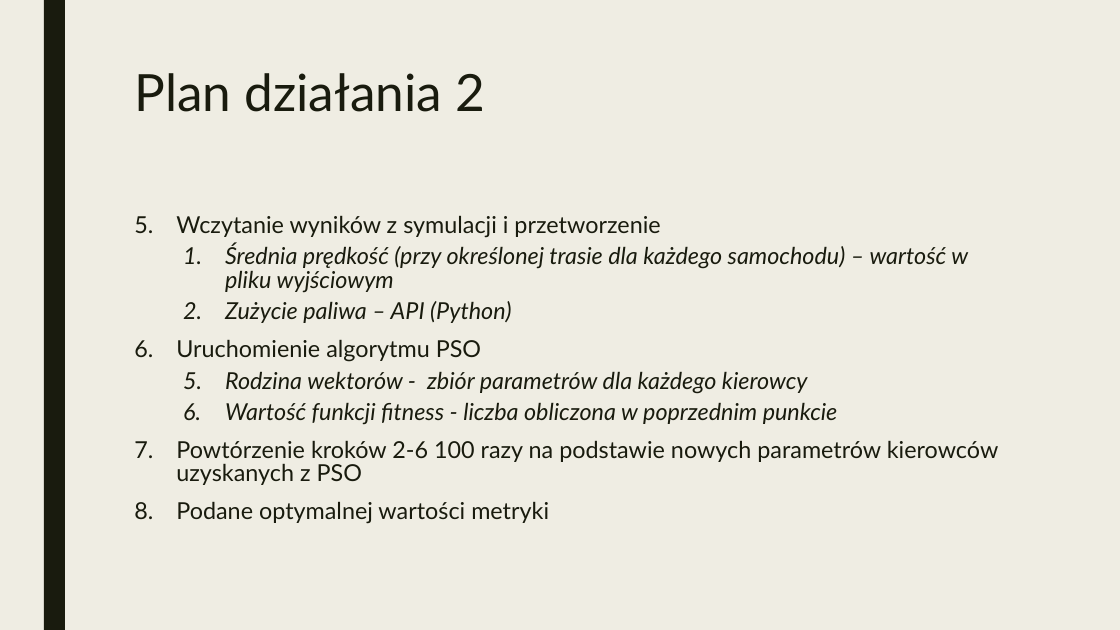
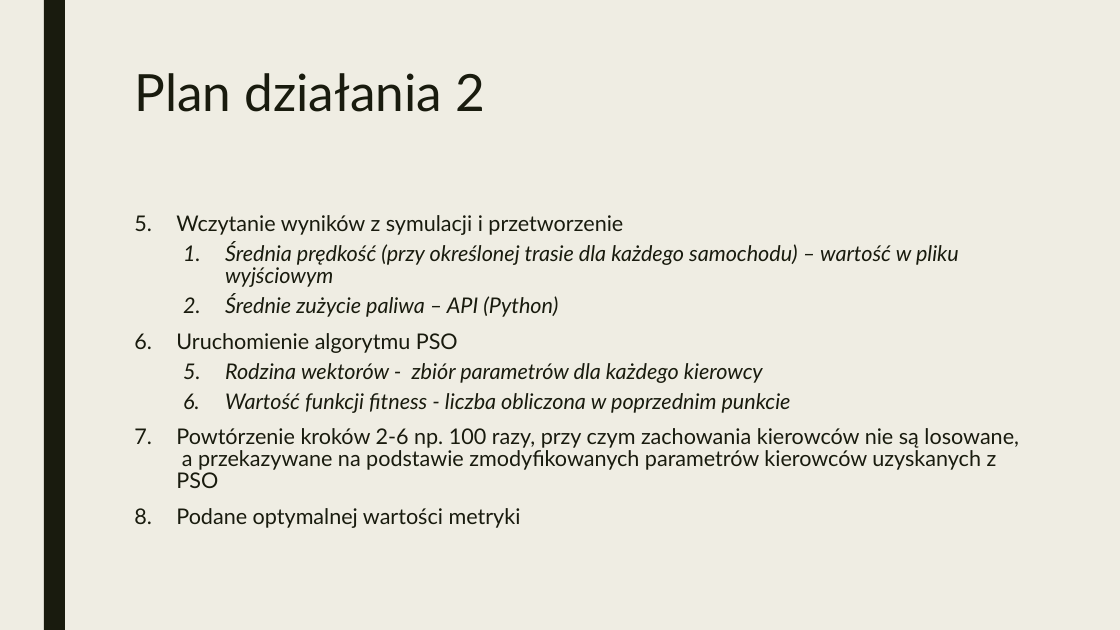
Before and after one commit to maciek567/optimalDrivingBehaviour, a slide deck: slide 3 of 3. Plan działania.pptx. Drawn at 1120x630 pixels with LibreOffice and Linux fonts; fonts in the diff are those of the drawing. Boxes give left, top, right and bottom in pixels: in the first picture for what was removed or moved away, otherwise in the second. Text is boxed around its words. In the diff, an @@ line names an element or a change of style, - is before the commit and + after.

```diff
--- a/3. Plan działania.pptx
+++ b/3. Plan działania.pptx
@@ text at (x1=176, y1=215, x2=959, y2=528): size 20 to 18.5 pt in "Wczytanie wyników z symulacji i przetworzenie", "Średnia prędkość (przy określonej trasie dla każdego ...", "Uruchomienie algorytmu PSO", "Rodzina wektorów - zbiór parametrów dla każdego ..." and 2 more places @@
@@ text at (x1=225, y1=294, x2=558, y2=317): text changed; size 20 to 18.5 pt @@
-  2. Zużycie paliwa – API (Python)
+  2. Średnie zużycie paliwa – API (Python)
@@ text at (x1=176, y1=428, x2=1019, y2=488): text changed; size 20 to 18.5 pt @@
-7. Powtórzenie kroków 2-6 100 razy na podstawie nowych parametrów kierowców uzyskanych z PSO
+7. Powtórzenie kroków 2-6 np. 100 razy, przy czym zachowania kierowców nie są losowane,
+   a przekazywane na podstawie zmodyfikowanych parametrów kierowców uzyskanych z PSO
```
Also in this commit, not shown: 3 other slides changed, 18 other files.
